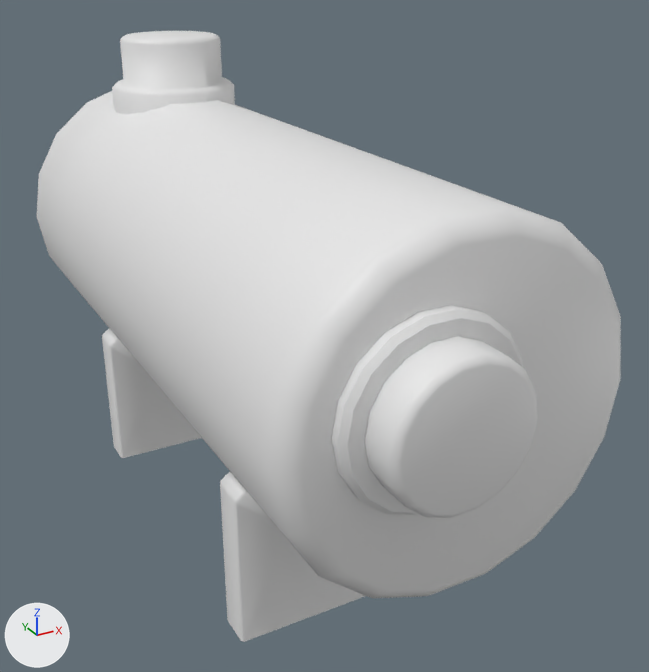
A saved change to the FBX model Carpeta de Artistas/Arte/Objetos/Tanque de Combustible.FBX.
Before and after are seen from a 50 mm lens placed at (-11.36, -8.32, 5.51), pointed at (-7.59, -1.46, 2.08). Every picture has the same lights, and +X, +Y and +Z are marked at lower left. Where no turn or scale is listed for an object, it has been applied to the vertices.

In view in the first picture: 'TanqueCombustible'.
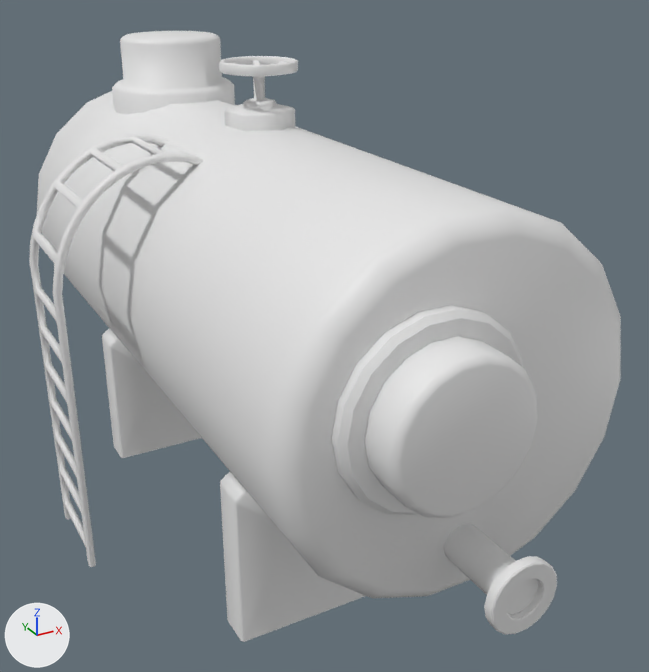
Commit message: Tanque de combustible

What differs and where, as boxes (x1, y1, x2, y2) in the pictures (649 x 672 px):
'Valvula,escalera del tanque combustible', added: after (29, 56, 557, 635)

The edits, one by one:
Mesh me_mesh_001 is new.
It has 1457 vertices, 1502 faces and spans x -1.26..1.26, y -2.35..2.35, z -2.26..2.26.
Object 'Valvula,escalera del tanque combustible' (ob_valvula_escalera_del_tanque_combustible) is new; it shows me_mesh_001.
Its location is (-8.68, -2.43, 2.26).
